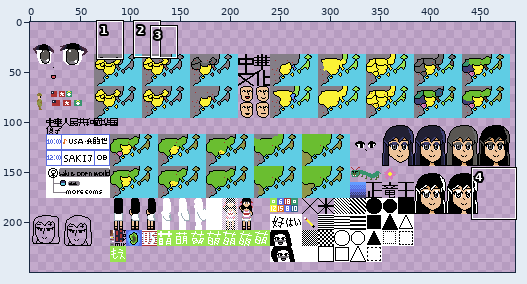
Edited in one commit: pixel-art file (anime/anime-8bit/new/painting-sandbox/Sssrite-0001.ase). Above, an overview of the earlier version with the close-up marked.
Close-up. Old version:
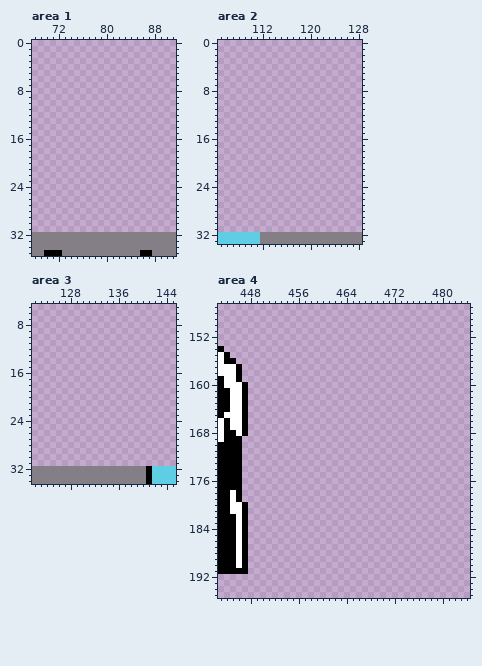
500x250 pixels, 1 frame. Shown: area 1: x 68..91, y 0..35; area 2: x 105..128, y 0..33; area 3: x 122..145, y 5..34; area 4: x 443..484, y 147..195. The wide view leaves out empty margins. The commit also changed other parts of the picture, which this record leaves out.
And afterwards:
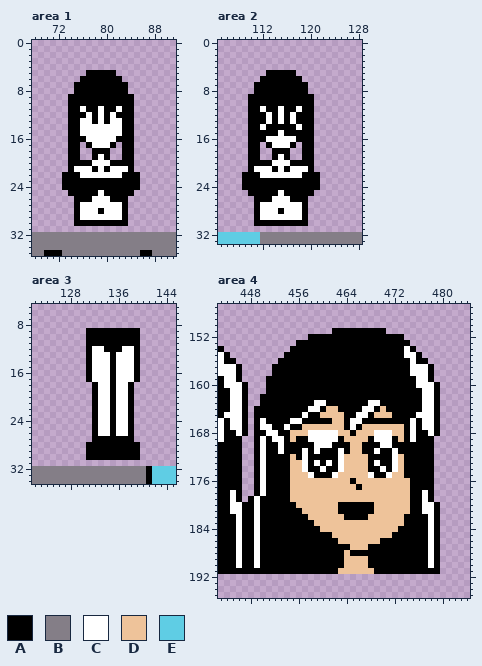
Palette (. is transparent): A #000000  B #847e87  C #ffffff  D #eec39a  E #5fcde4
The exact change:
Changed rows in their new state; - is an unchanged pixel.
Area 1:
first column x 73:
 5 ----AAAAA----
 6 ---AAAAAAA---
 7 --AAAAAAAAA--
 8 --AAAAAAAAA--
 9 -AAAAAAAAAAA-
10 -AAAAAAAAAAA-
11 -AACAACAACAA-
12 -AAACACACAAA-
13 -AACCACACCAA-
14 -AACCCCCCCAA-
15 -AACCCCCCCAA-
16 -AAACCCCCAAA-
17 -AA-ACCCA-AA-
18 -AA--AAA--AA-
19 -AA--ACA--AA-
20 -AAAACCCAAAA-
21 -ACCCACACCCA-
22 AAACCCCCCCAAA
23 AAAAAAAAAAAAA
24 AAAAAAAAAAAAA
25 -AAAAACAAAAA-
26 --AAACCCAAA--
27 --ACCCCCCCA--
28 --ACCCACCCA--
29 --ACCCCCCCA--
30 --AAAAAAAAA--
Area 2:
first column x 109:
 5 ----AAAAA----
 6 ---AAAAAAA---
 7 --AAAAAAAAA--
 8 --AAAAAAAAA--
 9 -AAAAAAAAAAA-
10 -AAAAAAAAAAA-
11 -AACAACAACAA-
12 -AAACACACAAA-
13 -AAACACACAAA-
14 -AACAAAAACAA-
15 -AAAAACAAAAA-
16 -AAACCCCCAAA-
17 -AA-ACCCA-AA-
18 -AA--AAA--AA-
19 -AA--ACA--AA-
20 -AAAACCCAAAA-
21 -ACCCACACCCA-
22 AAACCCCCCCAAA
23 AAAAAAAAAAAAA
24 AAAAAAAAAAAAA
25 -AAAAACAAAAA-
26 --AAACCCAAA--
27 --ACCCCCCCA--
28 --ACCCACCCA--
29 --ACCCCCCCA--
30 --AAAAAAAAA--
Area 3:
first column x 131:
 9 AAAAAAAAA
10 AAAAAAAAA
11 AAAAAAAAA
12 ACCAAACCA
13 ACCCACCCA
14 ACCCACCCA
15 ACCCACCCA
16 ACCCACCCA
17 ACCCACCCA
18 -ACCACCA-
19 -ACCACCA-
20 -ACCACCA-
21 -ACCACCA-
22 -ACCACCA-
23 -ACCACCA-
24 -ACCACCA-
25 -ACCACCA-
26 -ACCACCA-
27 -AAAAAAA-
28 AAAAAAAAA
29 AAAAAAAAA
30 AAAAAAAAA
Area 4:
first column x 448:
151 --------------AAAAAAAAA---------
152 ----------AAAAAAAAAAAAAAAA------
153 --------AAAAAAAAAAAAAAAAAAA-----
154 -------AAAAAAAAAAAAAAAAAAACA----
155 ------AAAAAAAAAAAAAAAAAAAACCA---
156 -----AAAAAAAAAAAAAAAAAAAAAACAA--
157 ----AAAAAAAAAAAAAAAAAAAAAAACCCA-
158 ----AAAAAAAAAAAAAAAAAAAAAAACCCA-
159 ---AAAAAAAAAAAAAAAAAAAAAAAAACCA-
160 ---AAAAAAAAAAAAAAAAAAAAAAAAACCCA
161 ---AAAAAAAAAAAAAAAAAAAAAAAAAACCA
162 --AAAAAAAAAAAAAAAAAAAAAAAAAAACCA
163 --AAAAAAAAACCAAAAAAACCAAAAAAACCA
164 -AAAAAAAAACCADDAAAACCADAAAAAACCA
165 -AAAAAAAACAADDDDAACCADDDAAAACCCA
166 -ACAAAACCAAAAADDACCAAAAAAAACACCA
167 -ACCAACAADDDDDDDACADDDDDDDACACCA
168 -AACCAADDDCCCCCDDADDDCCCDDACAACA
169 -ACACCADAACCCCCADDDDACCCADACAAA-
170 -ACAACAAAAACCCAAADDAAACCAAAAAAA-
171 -ACAACAAACACAAACADDAACAACAAAAAA-
172 -ACAAAADACAAAAACDDDDAAAACDAAAAA-
173 -ACAAAADDCACACACDDDDACAACDAAAAA-
174 -ACAAAADDCAACAACDDDDAACACDAAAAA-
175 -ACAAAADDDCAAACDDDDDCAACDDAAAAA-
176 -ACAAAADDDDDDDDDDADDDDDDDDDAAAA-
177 -ACAAAADDDDDDDDDDDADDDDDDDDAAAA-
178 -ACAAAADDDDDDDDDDDDDDDDDDDDAACA-
179 ACAAAAADDDDDDDDDDDDDDDDDDDDAACA-
180 ACAAAAAADDDDDDDAAAAAADDDDDDAACCA
181 ACAAAAAAADDDDDDAAAAAADDDDDDAACCA
182 ACAAAAAAAADDDDDDAAAADDDDDDAAAACA
183 ACAAAAAAAAADDDDDDDDDDDDDDDAAAACA
184 ACAAAAAAAAAADDDDDDDDDDDDDAAAAACA
185 ACAAAAAAAAAAAADDDDDDDDDDAAAAAACA
186 ACAAAAAAAAAAAAADDDDDDDAAAAAAAACA
187 ACAAAAAAAAAAAAAAADDDAAAAAAAAAACA
188 ACAAAAAAAAAAAAAADAAAAAAAAAAAAACA
189 ACAAAAAAAAAAAAAADDDDAAAAAAAAAACA
190 ACAAAAAAAAAAAAAADDDDAAAAAAAAAACA
191 AAAAAAAAAAAAAAADDDDDDAAAAAAAAAAA
